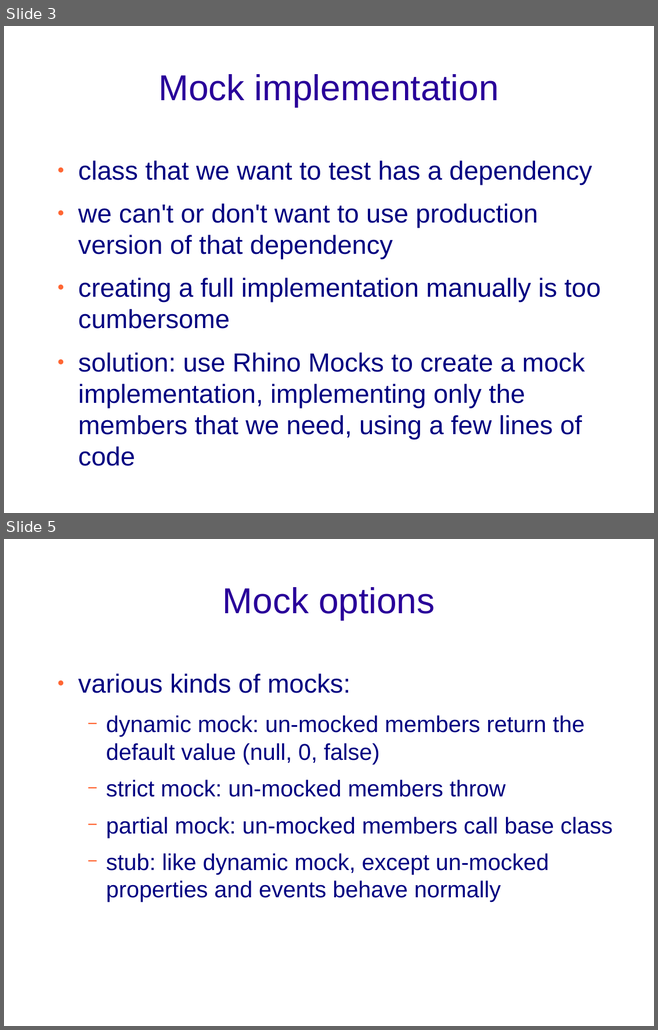
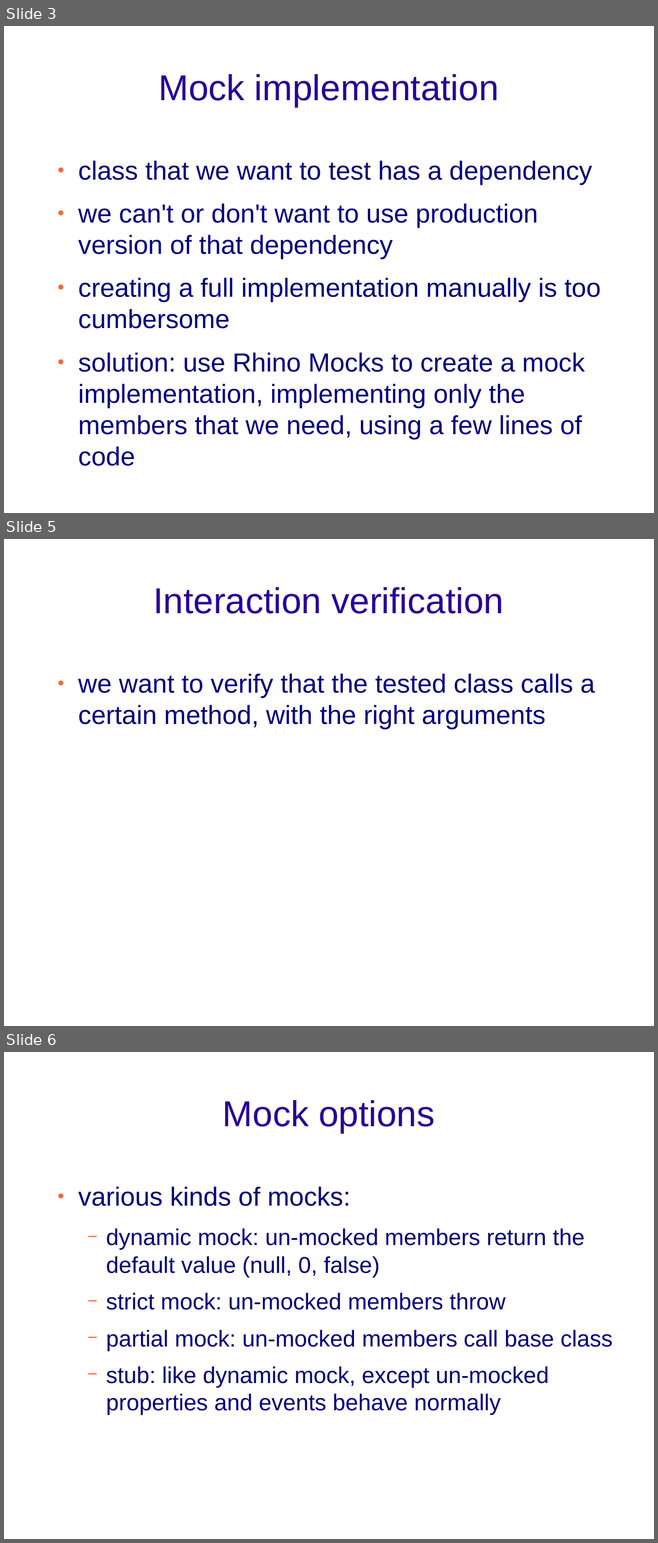
Before and after one commit to svick/Rhino-Mocks-presentation, a slide deck: Rhino Mocks.odp. Shown one above the other, each under a label of ours: slides 3 and 5 before the commit, slides 3, 5 and 6 after it; the slides between them are not shown. The pictures are 658x1030 and 658x1543 pixels, drawn with LibreOffice and Linux fonts; fonts in the diff are those of the drawing; background and template pictures are left out. Boxes give left, top, right and bottom in pixels: in the first picture for what was removed or moved away, otherwise in the second. Text is boxed around its words. In the diff, an @@ line names an element or a change of style, - is before the commit and + after.

```diff
--- a/Rhino Mocks.odp
+++ b/Rhino Mocks.odp
@@ slide 5 added at bbox=[4, 539, 654, 1026], background picture (left out) @@
@@ title added at bbox=[154, 587, 504, 614], 44 pt, text #280099 @@
+Interaction verification
@@ text added at bbox=[78, 674, 594, 729], 32 pt, text #000080 @@
+● we want to verify that the tested class calls a certain method, with the right arguments
@@ what was slide 5 is now slide 6 @@
```
Also in this commit, not shown: 2 slides changed, 2 other files.
